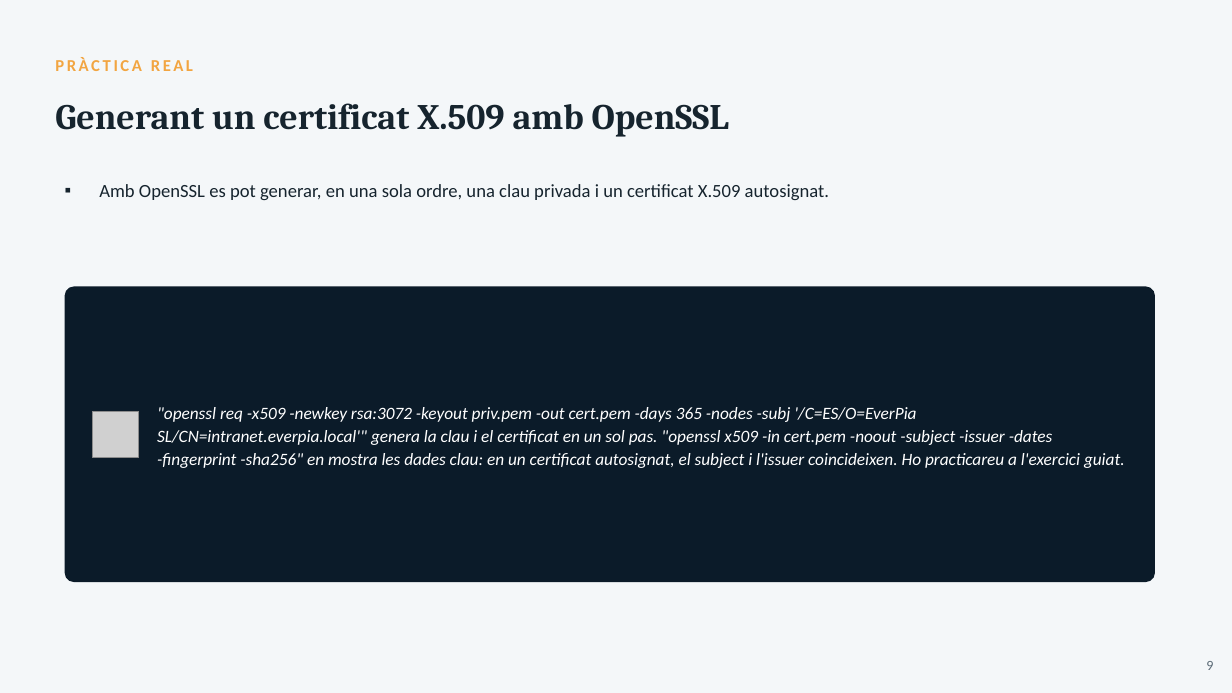
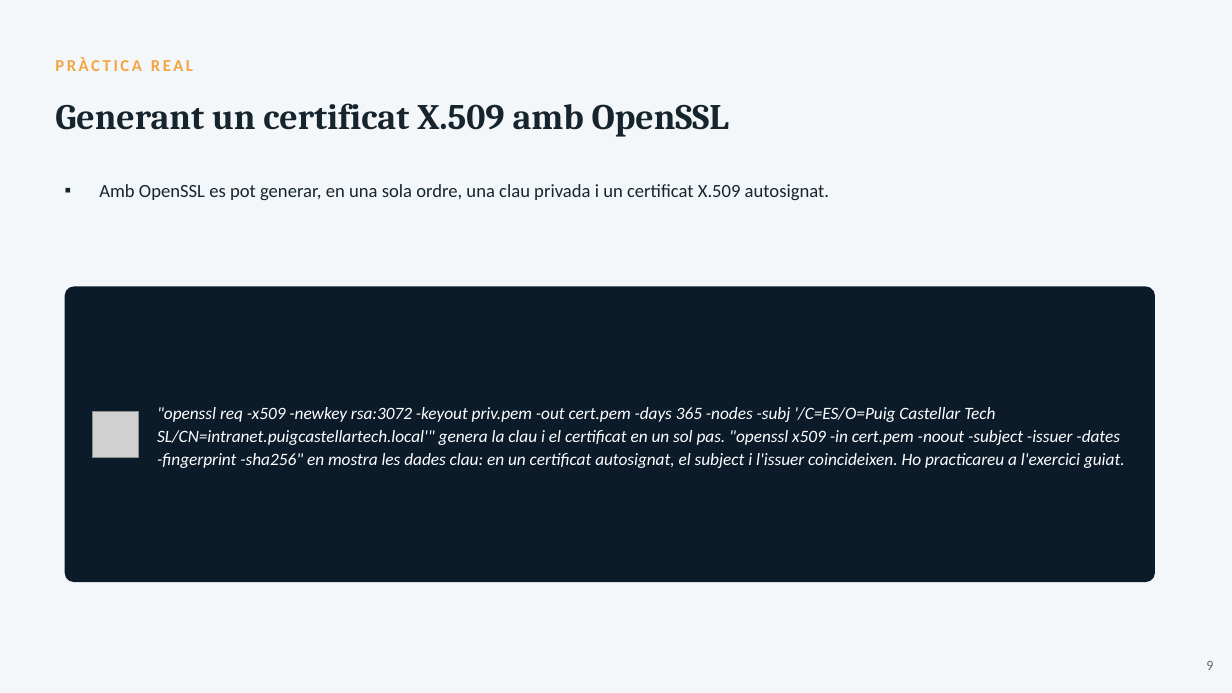
Before and after one commit to joansanchezescudero/SMX_0226_Seguretat_Informatica, a slide deck: slide 10 of RA4 - Seguretat en xarxa/AA3 - Signatura digital/RA4_AA3_Signatura_digital.pptx. Drawn at 1232x693 pixels with LibreOffice and Linux fonts; fonts in the diff are those of the drawing; grey boxes stand for pictures. Boxes give left, top, right and bottom in pixels: in the first picture for what was removed or moved away, otherwise in the second. Text is boxed around its words. In the diff, an @@ line names an element or a change of style, - is before the commit and + after.

```diff
--- a/RA4 - Seguretat en xarxa/AA3 - Signatura digital/RA4_AA3_Signatura_digital.pptx
+++ b/RA4 - Seguretat en xarxa/AA3 - Signatura digital/RA4_AA3_Signatura_digital.pptx
@@ text at (x1=157, y1=407, x2=1125, y2=468): text changed @@
-"openssl req -x509 -newkey rsa:3072 -keyout priv.pem -out cert.pem -days 365 -nodes -subj '/C=ES/O=EverPia SL/CN=intranet.everpia.local'" genera la clau i el certificat en un sol pas. "openssl x509 -in cert.pem -noout -subject -issuer -dates -fingerprint -sha256" en mostra les dades clau: en un certificat autosignat, el subject i l'issuer coincideixen. Ho practicareu a l'exercici guiat.
+"openssl req -x509 -newkey rsa:3072 -keyout priv.pem -out cert.pem -days 365 -nodes -subj '/C=ES/O=Puig Castellar Tech SL/CN=intranet.puigcastellartech.local'" genera la clau i el certificat en un sol pas. "openssl x509 -in cert.pem -noout -subject -issuer -dates -fingerprint -sha256" en mostra les dades clau: en un certificat autosignat, el subject i l'issuer coincideixen. Ho practicareu a l'exercici guiat.
```
Also in this commit, not shown: 22 other files.
